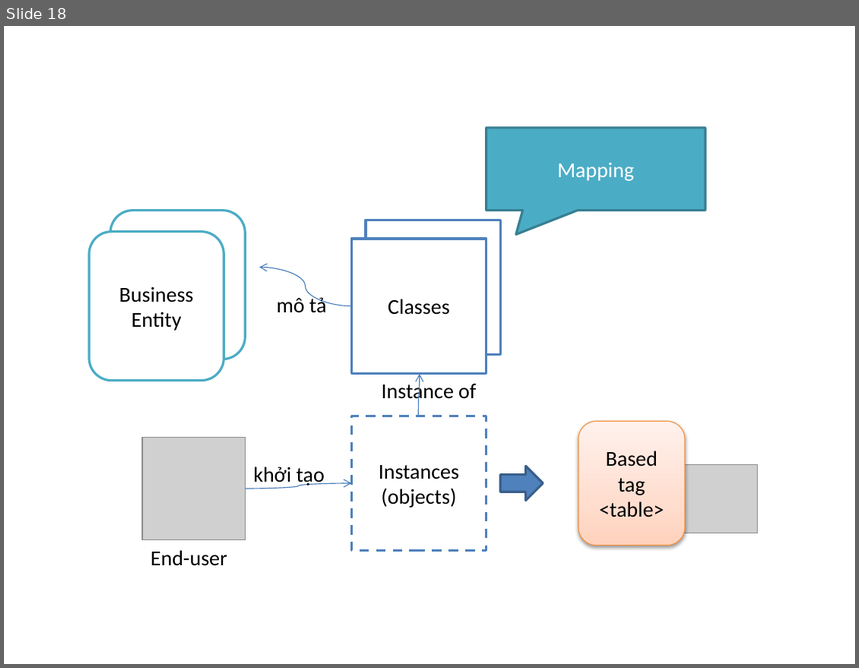
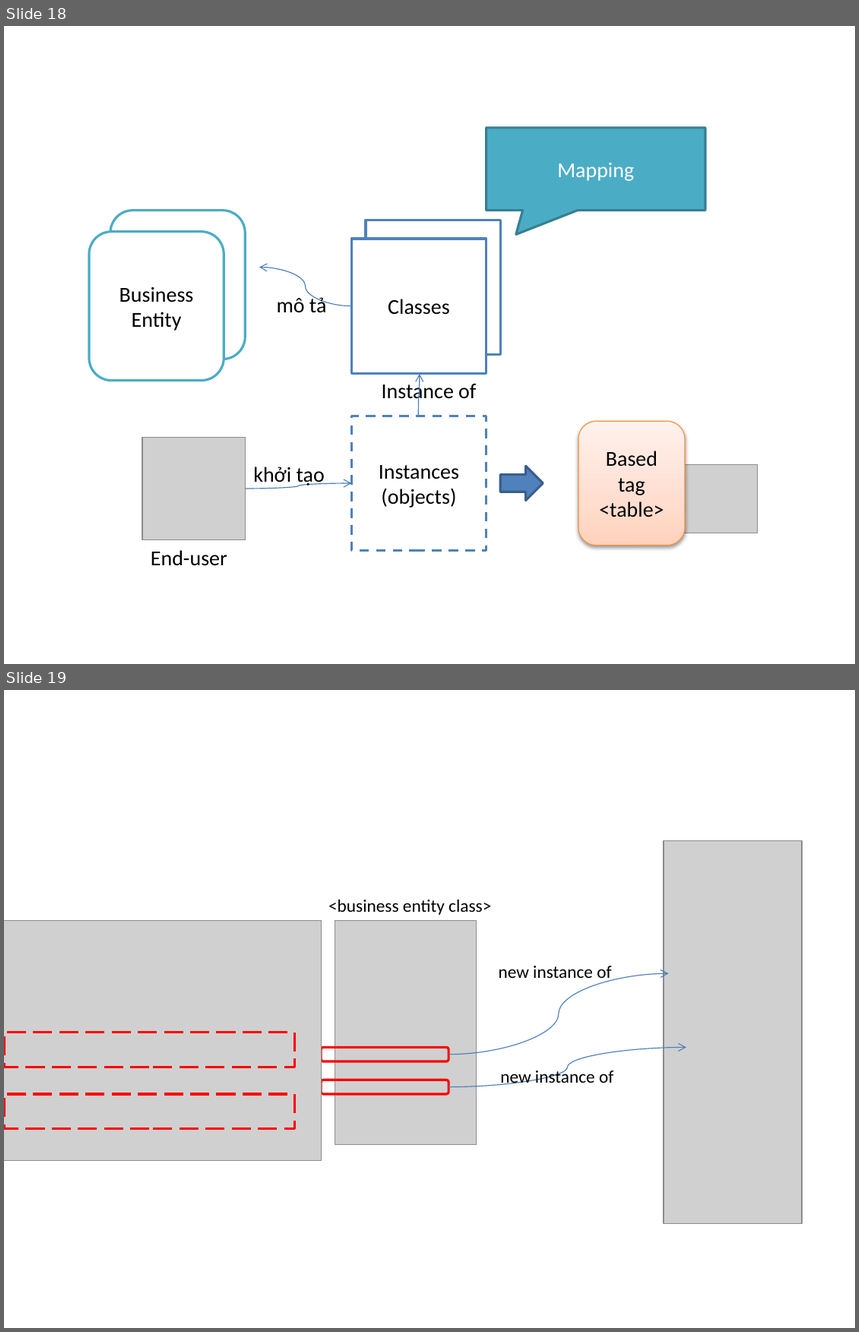
Before and after one commit to khanhduy94/jobzoom, a slide deck: Documents/Thesis Report Picture.pptx. Shown one above the other, each under a label of ours: slide 18 before the commit, slides 18 and 19 after it. The pictures are 859x668 and 859x1332 pixels, drawn with LibreOffice and Linux fonts; fonts in the diff are those of the drawing; grey boxes stand for pictures. Boxes give left, top, right and bottom in pixels: in the first picture for what was removed or moved away, otherwise in the second. Text is boxed around its words. In the diff, an @@ line names an element or a change of style, - is before the commit and + after.

```diff
--- a/Documents/Thesis Report Picture.pptx
+++ b/Documents/Thesis Report Picture.pptx
@@ slide 19 added at <box>4,690,855,1328</box>, background #FFFFFF @@
@@ picture added at <box>664,840,801,1224</box> @@
@@ text added at <box>329,899,491,915</box>, 15 pt, text #000000 @@
+<business entity class>
@@ picture added at <box>4,921,322,1160</box> @@
@@ picture added at <box>335,921,477,1145</box> @@
@@ curved arrow added from (449, 1054) to (669, 973), #4B7EBC 0.75 pt @@
@@ text added at <box>499,966,611,983</box>, 15 pt, text #000000 @@
+new instance of
@@ rectangle added at <box>4,1032,295,1067</box>, outline #FF0000 2 pt dashed @@
@@ rounded rectangle added at <box>322,1047,449,1062</box>, outline #FF0000 2 pt @@
@@ curved arrow added from (449, 1087) to (686, 1047), #4B7EBC 0.75 pt @@
@@ text added at <box>500,1068,614,1085</box>, 15 pt, text #000000 @@
+new instance of
@@ rectangle added at <box>4,1094,295,1129</box>, outline #FF0000 2 pt dashed @@
@@ rounded rectangle added at <box>322,1080,449,1094</box>, outline #FF0000 2 pt @@
```
Also in this commit, not shown: 1 other file.
